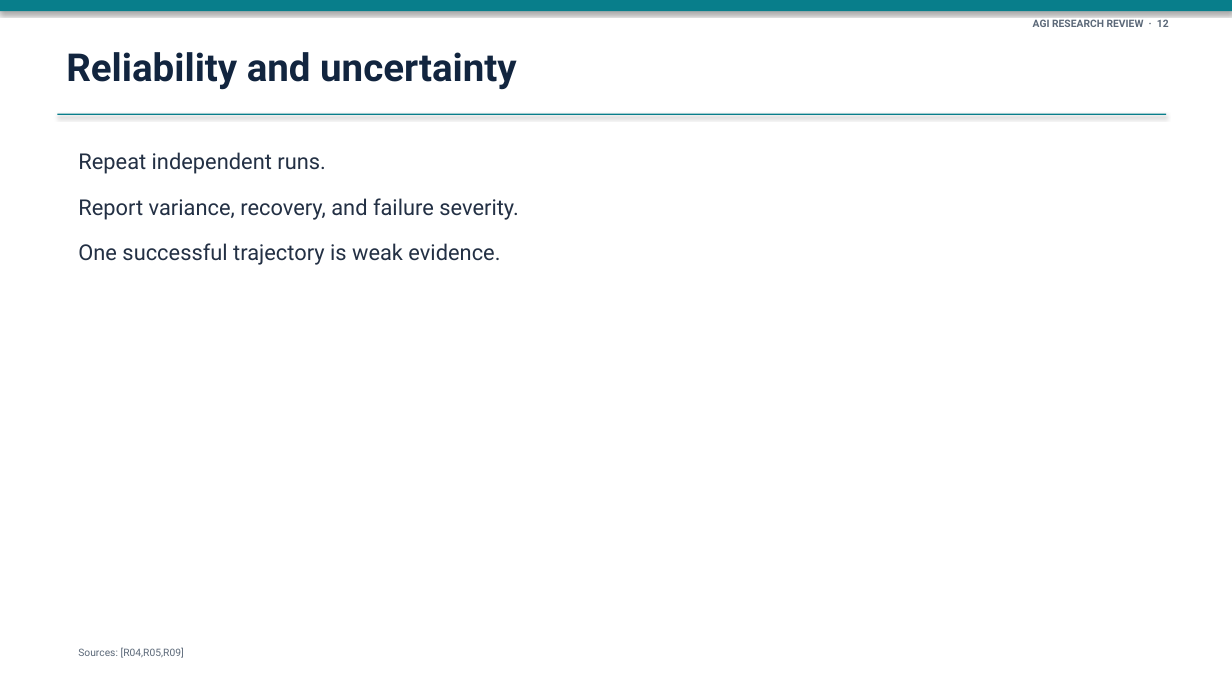
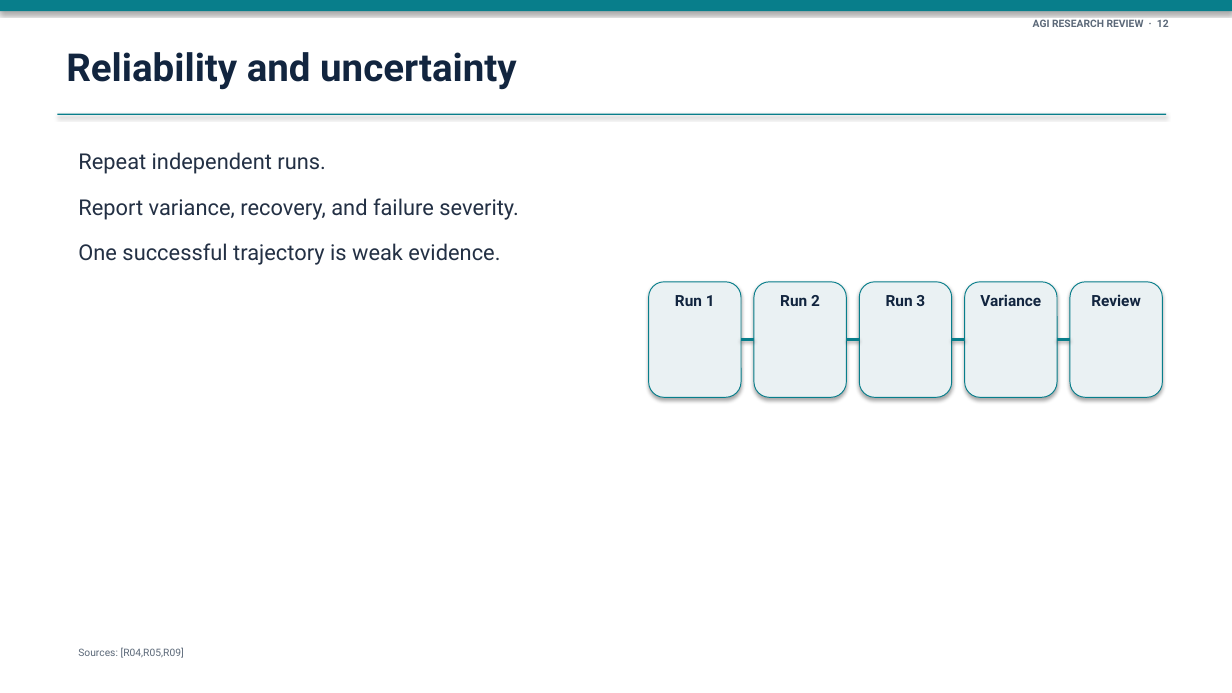
Before and after one commit to rashmiranjanaiet/AGI, a slide deck: slide 12 of site/downloads/AGI_Research_Review_2026.pptx. Drawn at 1232x693 pixels with LibreOffice and Linux fonts; fonts in the diff are those of the drawing. Boxes give left, top, right and bottom in pixels: in the first picture for what was removed or moved away, otherwise in the second. Text is boxed around its words. In the diff, an @@ line names an element or a change of style, - is before the commit and + after.

```diff
--- a/site/downloads/AGI_Research_Review_2026.pptx
+++ b/site/downloads/AGI_Research_Review_2026.pptx
@@ rounded rectangle added at [649,282,741,397], fill #EAF1F3, outline #087E8B 0.75 pt, 12 pt, text #12253F, bold @@
+Run 1
@@ rounded rectangle added at [754,282,847,397], fill #EAF1F3, outline #087E8B 0.75 pt, 12 pt, text #12253F, bold @@
+Run 2
@@ rounded rectangle added at [860,282,952,397], fill #EAF1F3, outline #087E8B 0.75 pt, 12 pt, text #12253F, bold @@
+Run 3
@@ rounded rectangle added at [965,282,1057,397], fill #EAF1F3, outline #087E8B 0.75 pt, 12 pt, text #12253F, bold @@
+Variance
@@ rounded rectangle added at [1070,282,1163,397], fill #EAF1F3, outline #087E8B 0.75 pt, 12 pt, text #12253F, bold @@
+Review
@@ line added from (741, 339) to (754, 339), #087E8B 2 pt @@
@@ line added from (847, 339) to (860, 339), #087E8B 2 pt @@
@@ line added from (952, 339) to (965, 339), #087E8B 2 pt @@
@@ line added from (1057, 339) to (1070, 339), #087E8B 2 pt @@
```
Also in this commit, not shown: 6 other slides changed, 2 other files.
